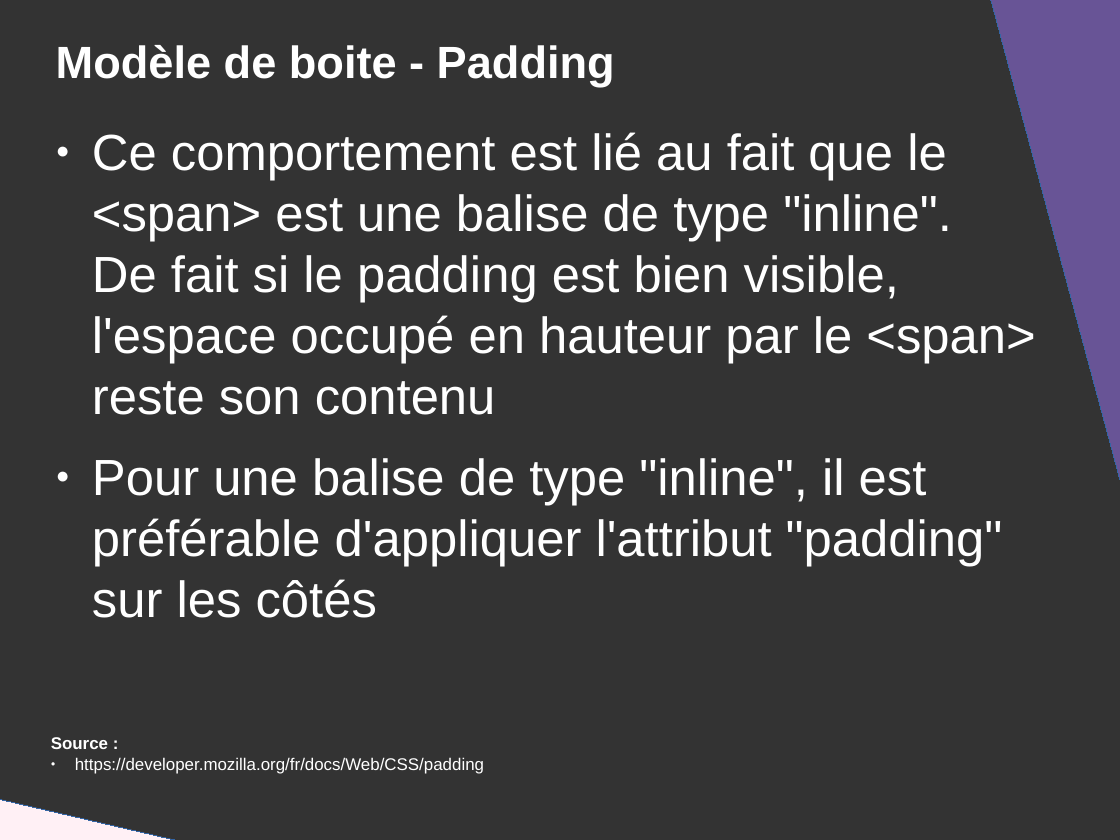
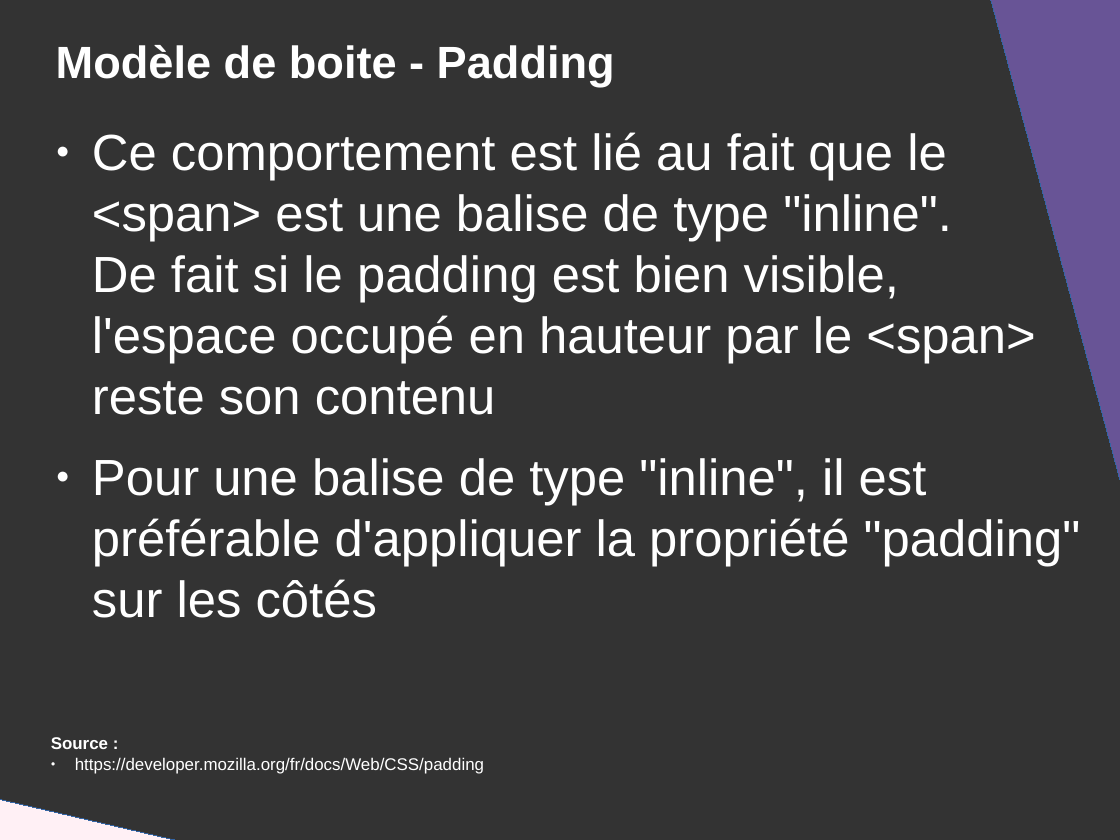
Before and after one commit to DanYellow/presentations, a slide deck: slide 29 of mmi/html/travaux-pratiques/numero-2/presentation.odp. Drawn at 1120x840 pixels with LibreOffice and Linux fonts; fonts in the diff are those of the drawing. Boxes give left, top, right and bottom in pixels: in the first picture for what was removed or moved away, otherwise in the second. Text is boxed around its words. In the diff, an @@ line names an element or a change of style, - is before the commit and + after.

```diff
--- a/mmi/html/travaux-pratiques/numero-2/presentation.odp
+++ b/mmi/html/travaux-pratiques/numero-2/presentation.odp
@@ text at (92, 458, 1081, 618): text changed @@
-● Pour une balise de type "inline", il est préférable d'appliquer l'attribut "padding" sur les côtés
+● Pour une balise de type "inline", il est préférable d'appliquer la propriété "padding" sur les côtés
```
Also in this commit, not shown: 5 other slides changed, 22 other files.
